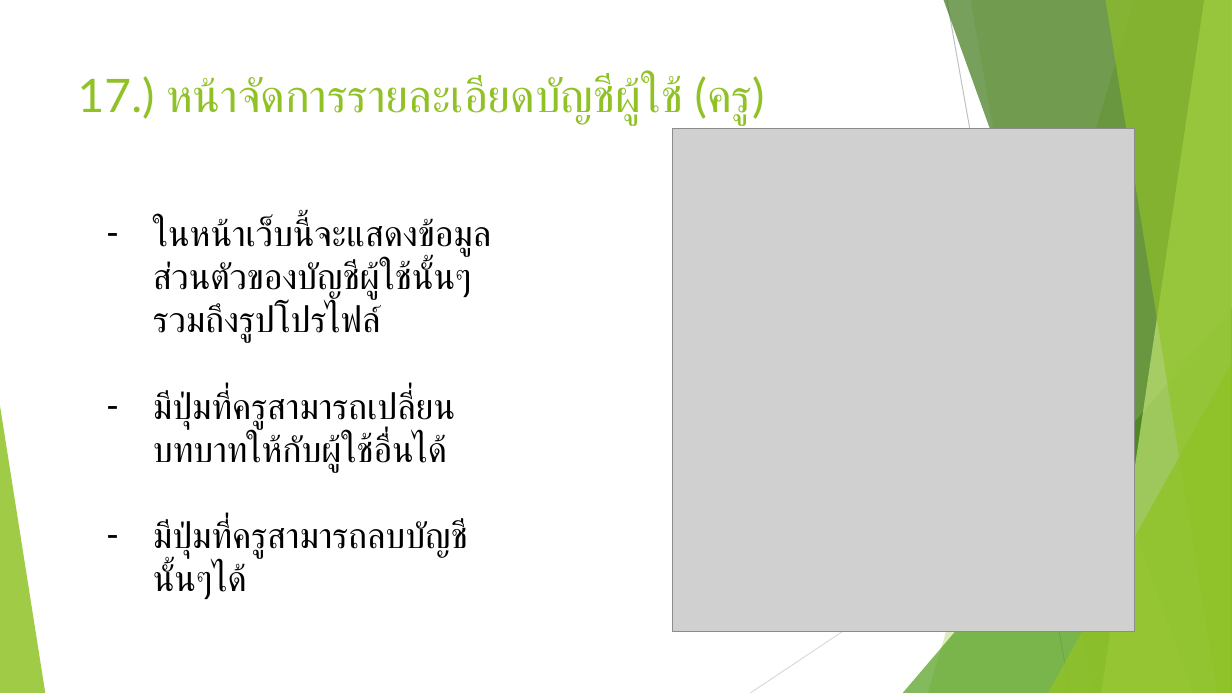
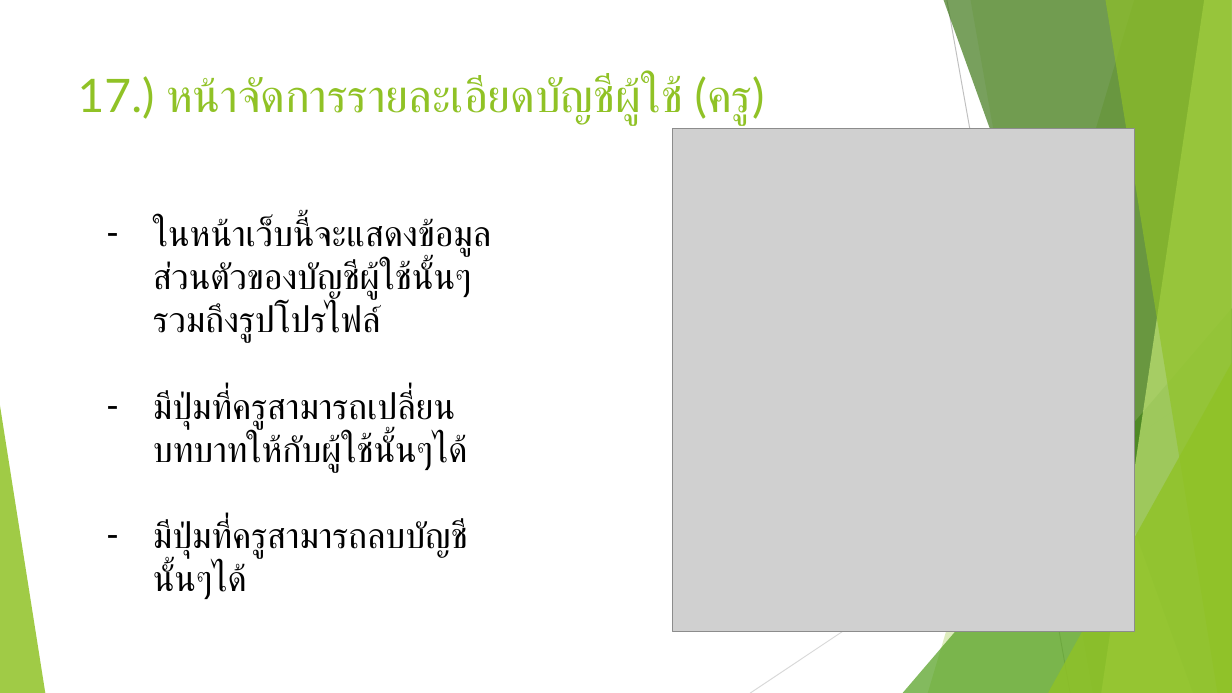
Before and after one commit to docxed/gracenotes, a slide deck: slide 21 of report/Database Present.pptx. Drawn at 1232x693 pixels with LibreOffice and Linux fonts; fonts in the diff are those of the drawing; grey boxes stand for pictures. Boxes give left, top, right and bottom in pixels: in the first picture for what was removed or moved away, otherwise in the second. Text is boxed around its words. In the diff, an @@ line names an element or a change of style, - is before the commit and + after.

```diff
--- a/report/Database Present.pptx
+++ b/report/Database Present.pptx
@@ text at [153, 391, 468, 472]: text changed @@
-– มีปุ่มที่ครูสามารถเปลี่ยนบทบาทให้กับผู้ใช้อื่นได้
+– มีปุ่มที่ครูสามารถเปลี่ยนบทบาทให้กับผู้ใช้นั้นๆได้
```
Also in this commit, not shown: 9 other slides changed.
